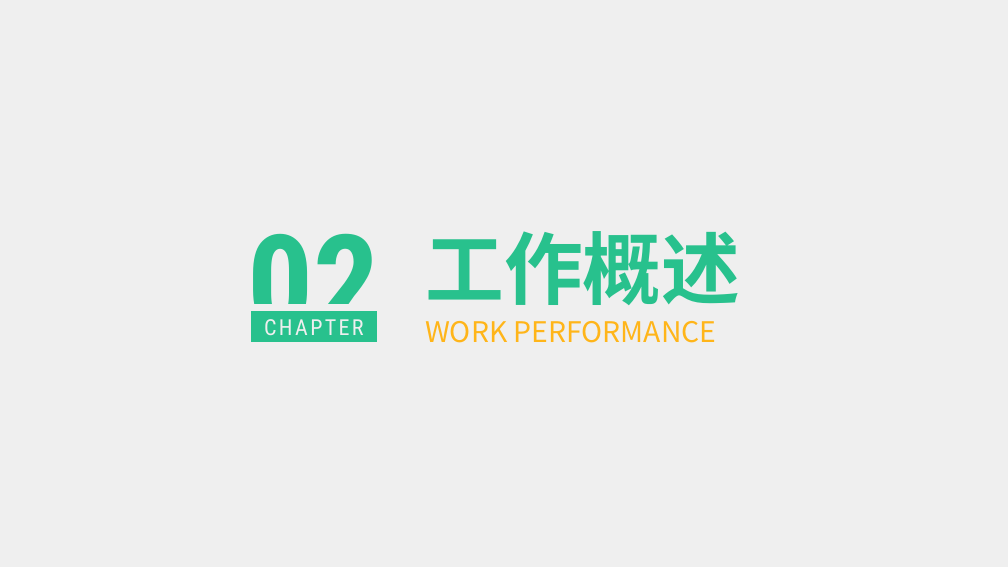
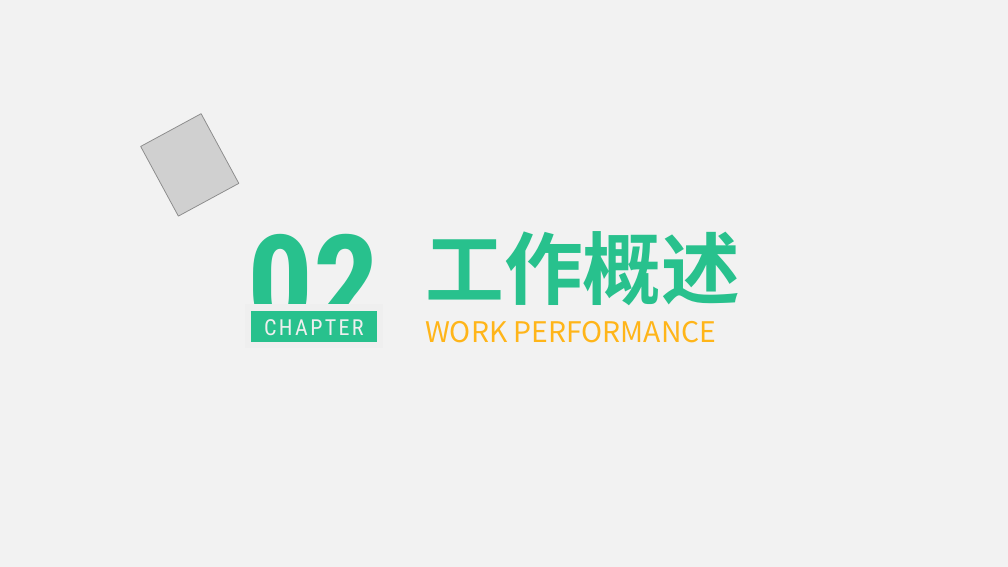
Before and after one commit to liygcoder/workerspace, a slide deck: slide 5 of ppt.pptx. Drawn at 1008x567 pixels with LibreOffice and Linux fonts; fonts in the diff are those of the drawing; grey boxes stand for pictures. Boxes give left, top, right and bottom in pixels: in the first picture for what was removed or moved away, otherwise in the second. Text is boxed around its words. In the diff, an @@ line names an element or a change of style, - is before the commit and + after.

```diff
--- a/ppt.pptx
+++ b/ppt.pptx
@@ background #EFEFEF to #F2F2F2 @@
@@ picture added at (141,114,239,217) @@
```
Also in this commit, not shown: 3 other slides changed.
